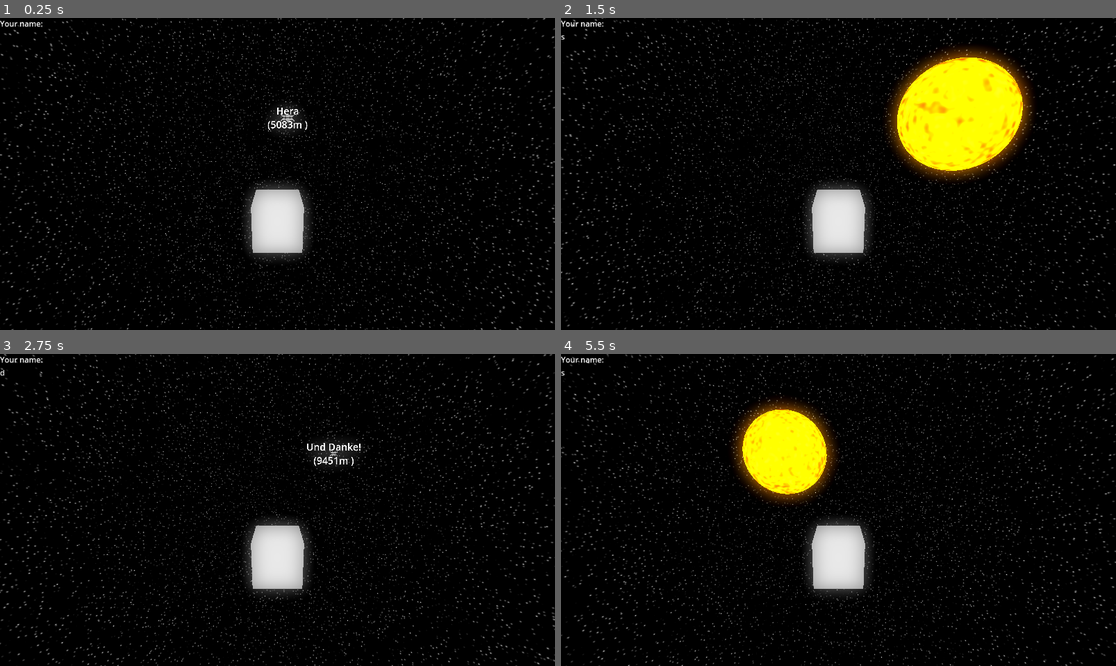
Above: before the commit, frames 1-4 (two rows, left to right).
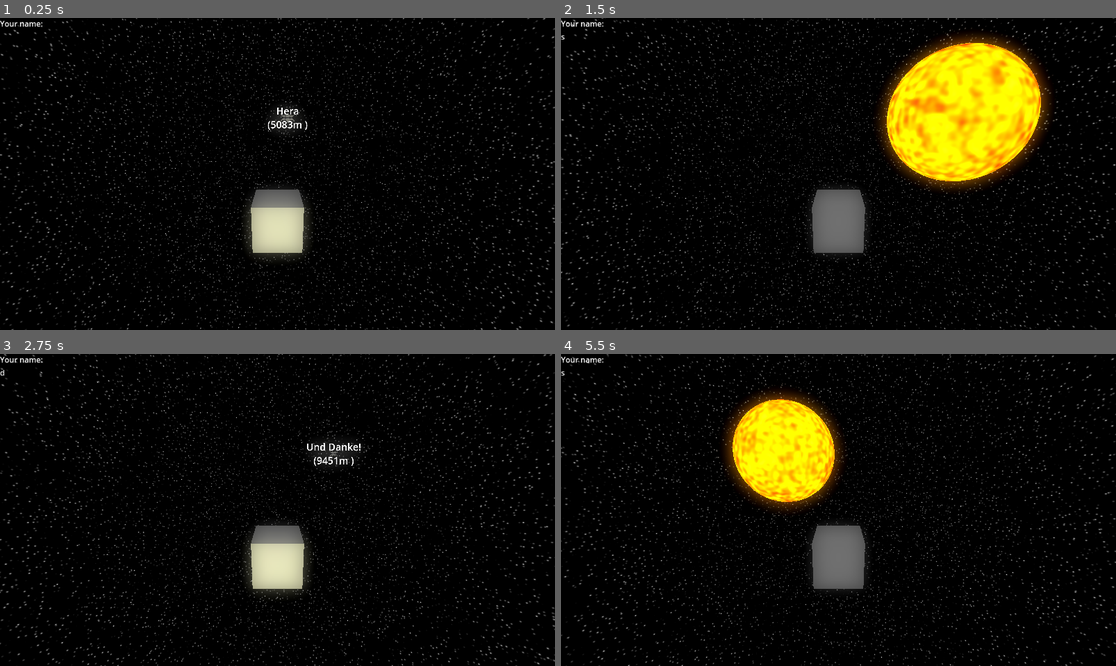
Above: after the commit, the same moments.

Repository: Paulpanther/Spacescaper
Game: Godot game, scene res://scenes/universe.tscn
Same seed, same stepped clock (60 frames per second), same inputs: the game is played once before the commit and once after it.
Inputs:
- Up to frame 1 (0.25 s): no input
- Up to frame 2 (1.5 s): tap Enter at 0.5 s; hold D (yaw_right) 0.53-1.28 s; hold S (backward) from 1.28 s (still down)
- Up to frame 3 (2.75 s): release S (backward) at 2.03 s; hold D (yaw_right) from 2.03 s (still down)
- Up to frame 4 (5.5 s): release D (yaw_right) at 2.78 s; hold W (forward) 2.78-3.53 s; hold A (yaw_left) 3.53-5.03 s; hold S (backward) from 5.03 s (still down)

The runs differ from the first frame. In frame 1, 1.9% of the frame differs, in the area x 45-55%, y 30-76%; in frame 2, 11%, in the area x 44-89%, y 4-77%; in frame 3, 1.9%; in frame 4, 6.5%.
Error in both runs: Attempt to call function 'get_active_material' in base 'null instance' on a null instance. (res://scripts/planet_beacon_eighth.gd:6)

Commit message:
add light to sun

Diff:
--- a/project.godot
+++ b/project.godot
@@ -97,5 +97,4 @@
 
 [rendering]
 
-renderer/rendering_method="gl_compatibility"
 anti_aliasing/quality/msaa_3d=2
--- a/scenes/sun.tscn
+++ b/scenes/sun.tscn
@@ -2,15 +2,22 @@
 
 [ext_resource type="Shader" uid="uid://b7nqe2ofx8aec" path="res://shaders/sun.tres" id="1_u4v0n"]
 
-[sub_resource type="SphereMesh" id="SphereMesh_p0a7y"]
-
-[sub_resource type="ShaderMaterial" id="ShaderMaterial_mc8bh"]
+[sub_resource type="ShaderMaterial" id="ShaderMaterial_m71pd"]
 render_priority = 0
 shader = ExtResource("1_u4v0n")
+
+[sub_resource type="SphereMesh" id="SphereMesh_iud3e"]
+material = SubResource("ShaderMaterial_m71pd")
+radius = 300.0
+height = 600.0
 
 [node name="sun" type="Node3D"]
 
 [node name="MeshInstance3D" type="MeshInstance3D" parent="."]
-transform = Transform3D(500, 0, 0, 0, 500, 0, 0, 0, 500, 0, 0, 0)
-mesh = SubResource("SphereMesh_p0a7y")
-surface_material_override/0 = SubResource("ShaderMaterial_mc8bh")
+cast_shadow = 0
+mesh = SubResource("SphereMesh_iud3e")
+
+[node name="OmniLight3D" type="OmniLight3D" parent="."]
+light_color = Color(1, 0.996078, 0.756863, 1)
+light_energy = 1000.0
+omni_range = 1e+06
--- a/scenes/universe.tscn
+++ b/scenes/universe.tscn
@@ -8,20 +8,8 @@
 [ext_resource type="Script" path="res://scripts/generateObjectiveDistribution.gd" id="6_dlfnc"]
 [ext_resource type="PackedScene" uid="uid://c6maad21u3lj6" path="res://scenes/sun.tscn" id="7_nife8"]
 
-[sub_resource type="CapsuleShape3D" id="CapsuleShape3D_cd7iu"]
-
-[sub_resource type="CapsuleMesh" id="CapsuleMesh_2o7e3"]
-
 [node name="Node3D" type="Node3D"]
 script = ExtResource("1_wikj0")
-
-[node name="StaticBody3D" type="StaticBody3D" parent="."]
-
-[node name="CollisionShape3D" type="CollisionShape3D" parent="StaticBody3D"]
-shape = SubResource("CapsuleShape3D_cd7iu")
-
-[node name="MeshInstance3D" type="MeshInstance3D" parent="StaticBody3D"]
-mesh = SubResource("CapsuleMesh_2o7e3")
 
 [node name="planets" type="Node3D" parent="."]
 script = ExtResource("1_0qtp4")
--- a/shaders/sun.tres
+++ b/shaders/sun.tres
@@ -253,7 +253,7 @@
 
 }
 "
-graph_offset = Vector2(-382.092, -35.8629)
+graph_offset = Vector2(-276.624, -3.13992)
 nodes/fragment/0/position = Vector2(844.295, 64.2436)
 nodes/fragment/7/node = SubResource("VisualShaderNodeVectorDecompose_ugyky")
 nodes/fragment/7/position = Vector2(-123.097, 112.529)
@@ -280,5 +280,5 @@
 nodes/fragment/19/node = SubResource("VisualShaderNodeColorConstant_etv38")
 nodes/fragment/19/position = Vector2(334.203, 409.719)
 nodes/fragment/20/node = SubResource("VisualShaderNodeMix_7p21r")
-nodes/fragment/20/position = Vector2(582.859, 210.366)
+nodes/fragment/20/position = Vector2(556.505, 159.122)
 nodes/fragment/connections = PackedInt32Array(8, 0, 10, 1, 9, 0, 10, 0, 7, 0, 11, 0, 7, 1, 11, 1, 10, 0, 12, 0, 12, 0, 7, 0, 13, 0, 12, 1, 15, 0, 16, 0, 11, 0, 17, 0, 16, 0, 17, 4, 7, 2, 17, 3, 17, 0, 20, 2, 20, 0, 0, 0, 20, 0, 0, 5, 18, 0, 20, 1, 19, 0, 20, 0)
--- a/world_env.tres
+++ b/world_env.tres
@@ -13,5 +13,6 @@
 sky = SubResource("Sky_kq2bt")
 ambient_light_color = Color(1, 1, 1, 1)
 ambient_light_sky_contribution = 0.0
+ambient_light_energy = 0.2
 glow_enabled = true
 glow_bloom = 1.0
Not shown: 1 places in scenes/universe.tscn that only renumber resources
